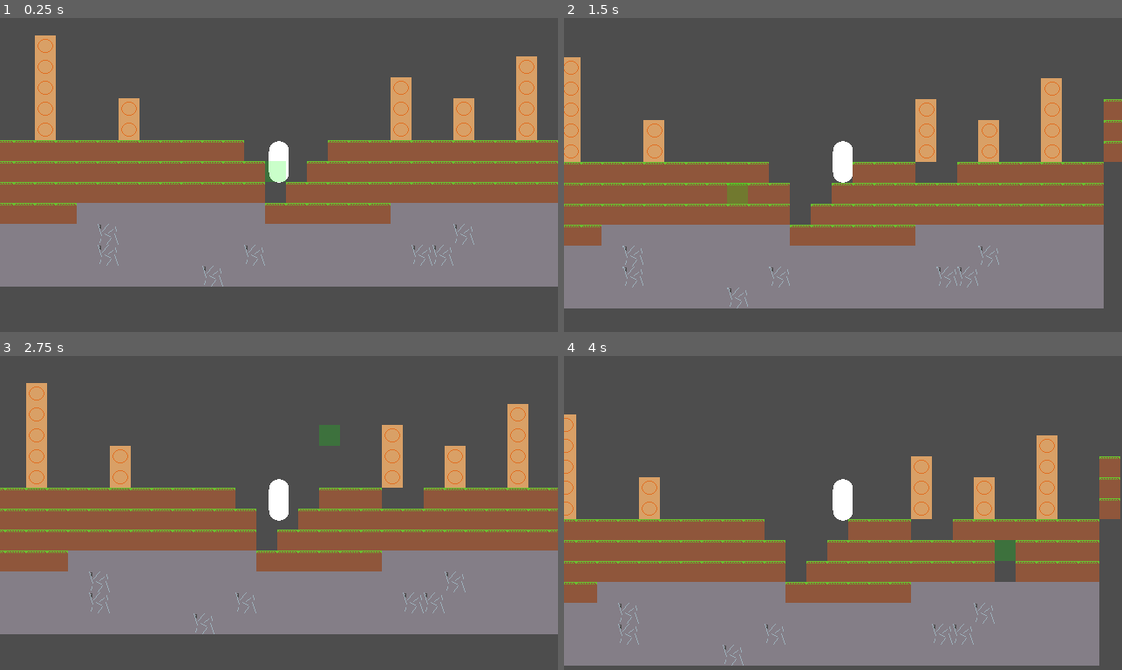
Above: before the commit, frames 1-4 (two rows, left to right).
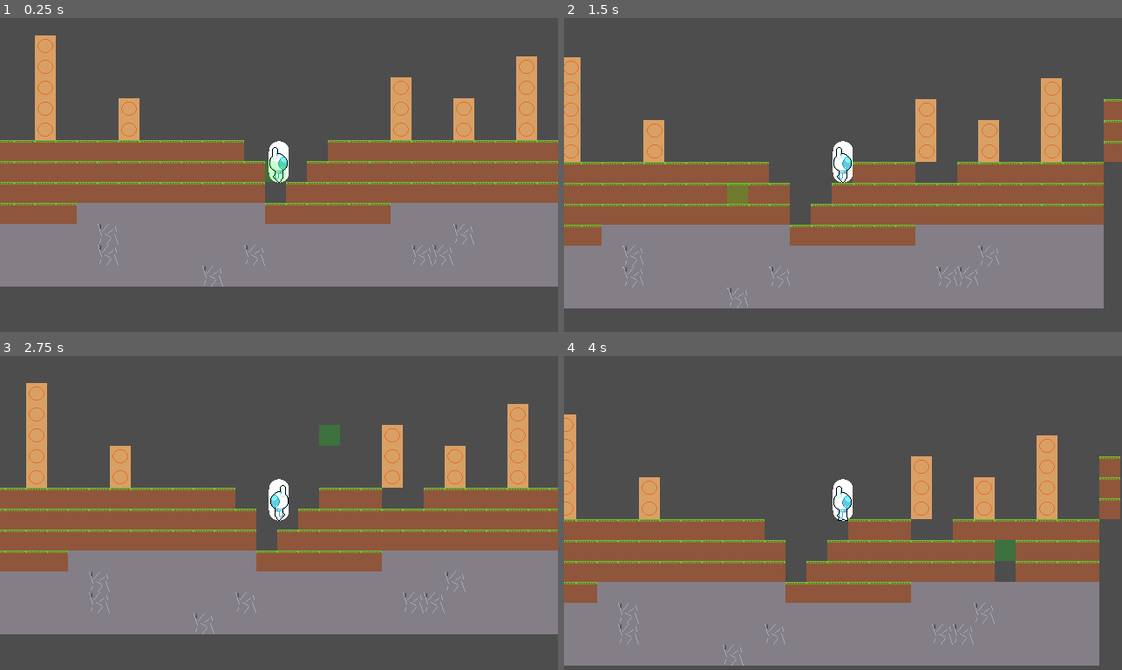
Above: after the commit, the same moments.

Repository: GriffinRio/Game-likeJam10
Game: Godot game, scene res://main.tscn
The game is run twice, just before and just after one commit, with the same random seed, the same clock (stepped at 60 frames per second) and the same inputs.
Inputs (mouse positions are in pixels of both pictures, inside the frame that each line leads up to):
- Up to frame 1 (0.25 s): no input
- Up to frame 2 (1.5 s): move the mouse to (965, 159) at 0.52 s; press the mouse at (965, 159) at 0.53 s; hold D (Move_Right) from 0.53 s (still down); tap W (Jump) at 0.77 s; move the mouse to (731, 190) at 1.27 s; release the mouse at (731, 190) at 1.28 s; right-click (731, 190) at 1.35 s
- Up to frame 3 (2.75 s): tap W (Jump) at 1.52 s; move the mouse to (334, 443) at 2.02 s; release D (Move_Right) at 2.03 s; hold A (Move_Left) from 2.03 s (still down); hold Mouse wheel down (Switch_Item_Down) from 2.03 s (still down)
- Up to frame 4 (4 s): move the mouse to (815, 575) at 2.77 s; release A (Move_Left) at 2.78 s; release Mouse wheel down (Switch_Item_Down) at 2.78 s; hold D (Move_Right) from 2.78 s (still down); tap Mouse wheel up (Switch_Item_Up) at 2.85 s; tap W (Jump) at 3.02, 3.77 s; move the mouse to (1010, 560) at 3.52 s; press the mouse at (1010, 560) at 3.53 s

The runs differ from the first frame. In frame 1, 0.1% of the frame differs, in the area x 48-52%, y 41-53%; in frame 2, 0.1%; in frame 3, 0.1%; in frame 4, 0.1%.

Commit message:
Added walking sprite and basic movement
Probably need to add different animation states later when introducing mining animation

Diff:
--- a/gameLikeJam10/Characters/player.gd
+++ b/gameLikeJam10/Characters/player.gd
@@ -8,6 +8,8 @@
 const JUMP_VELOCITY = -200.0
 
 @onready var inventory: Inventory = $Inventory
+#Kenny time :)
+@onready var _animated_sprite = $AnimatedSprite2D
 
 func _ready() -> void:
 	pass
@@ -35,9 +37,13 @@
 	# As good practice, you should replace UI actions with custom gameplay actions.
 	var direction := Input.get_axis("Move_Left", "Move_Right")
 	if direction:
+		#Kenny time :)
+		_animated_sprite.play("Player_Walk")
 		velocity.x = direction * SPEED
+		_animated_sprite.flip_h = (direction < 0)
 	else:
 		velocity.x = move_toward(velocity.x, 0, SPEED)
+		_animated_sprite.set_frame_and_progress(4, 0)
 
 	move_and_slide()
 
--- a/gameLikeJam10/Characters/player.tscn
+++ b/gameLikeJam10/Characters/player.tscn
@@ -2,6 +2,7 @@
 
 [ext_resource type="Script" uid="uid://bkyf2s887wro0" path="res://Characters/player.gd" id="1_4flbx"]
 [ext_resource type="Script" uid="uid://drsde1w8uxb1y" path="res://inventory.gd" id="2_eovys"]
+[ext_resource type="Texture2D" uid="uid://byhcuy2y4a85c" path="res://Assets/Art/Player_Walk.png" id="3_vb825"]
 
 [sub_resource type="CapsuleShape2D" id="CapsuleShape2D_sh265"]
 radius = 11.5
@@ -10,6 +11,42 @@
 [sub_resource type="CapsuleMesh" id="CapsuleMesh_4flbx"]
 radius = 11.5
 height = 47.5
+
+[sub_resource type="AtlasTexture" id="AtlasTexture_lquwl"]
+atlas = ExtResource("3_vb825")
+region = Rect2(0, 0, 24, 48)
+
+[sub_resource type="AtlasTexture" id="AtlasTexture_7mycd"]
+atlas = ExtResource("3_vb825")
+region = Rect2(24, 0, 24, 48)
+
+[sub_resource type="AtlasTexture" id="AtlasTexture_272bh"]
+atlas = ExtResource("3_vb825")
+region = Rect2(48, 0, 24, 48)
+
+[sub_resource type="AtlasTexture" id="AtlasTexture_5vw27"]
+atlas = ExtResource("3_vb825")
+region = Rect2(72, 0, 24, 48)
+
+[sub_resource type="SpriteFrames" id="SpriteFrames_65n15"]
+animations = [{
+"frames": [{
+"duration": 1.0,
+"texture": SubResource("AtlasTexture_lquwl")
+}, {
+"duration": 1.0,
+"texture": SubResource("AtlasTexture_7mycd")
+}, {
+"duration": 1.0,
+"texture": SubResource("AtlasTexture_272bh")
+}, {
+"duration": 1.0,
+"texture": SubResource("AtlasTexture_5vw27")
+}],
+"loop": true,
+"name": &"Player_Walk",
+"speed": 5.0
+}]
 
 [node name="Player" type="CharacterBody2D" unique_id=345442620]
 collision_layer = 0
@@ -27,3 +64,10 @@
 
 [node name="Inventory" type="Node2D" parent="." unique_id=547418861]
 script = ExtResource("2_eovys")
+
+[node name="AnimatedSprite2D" type="AnimatedSprite2D" parent="." unique_id=305023575]
+position = Vector2(0, -15)
+sprite_frames = SubResource("SpriteFrames_65n15")
+animation = &"Player_Walk"
+frame = 1
+frame_progress = 0.14917934
Binary file added: gameLikeJam10/Assets/Art/Player_Walk.png
Not shown, added: gameLikeJam10/Assets/Art/Player_Walk.png.import
